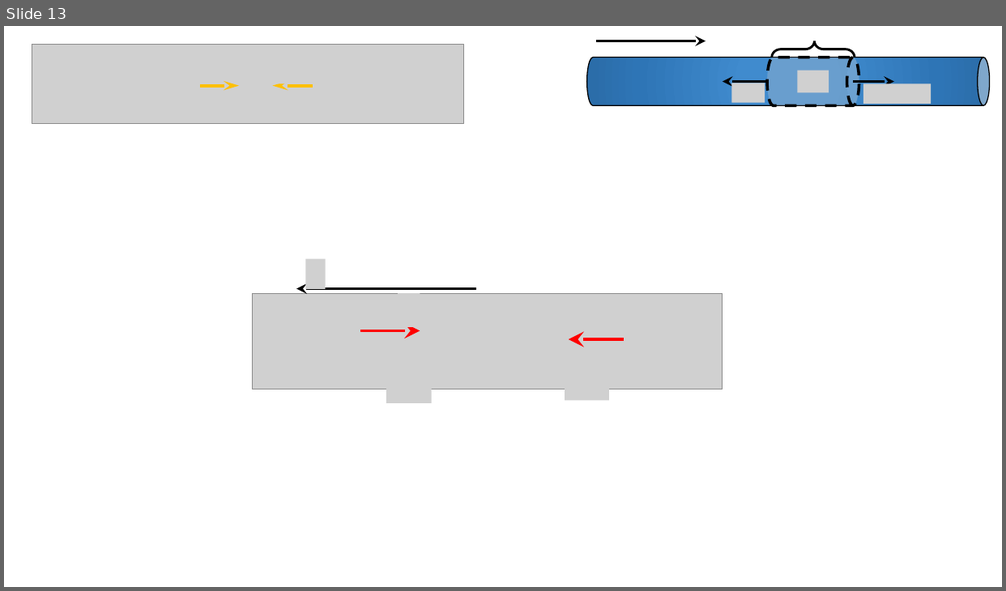
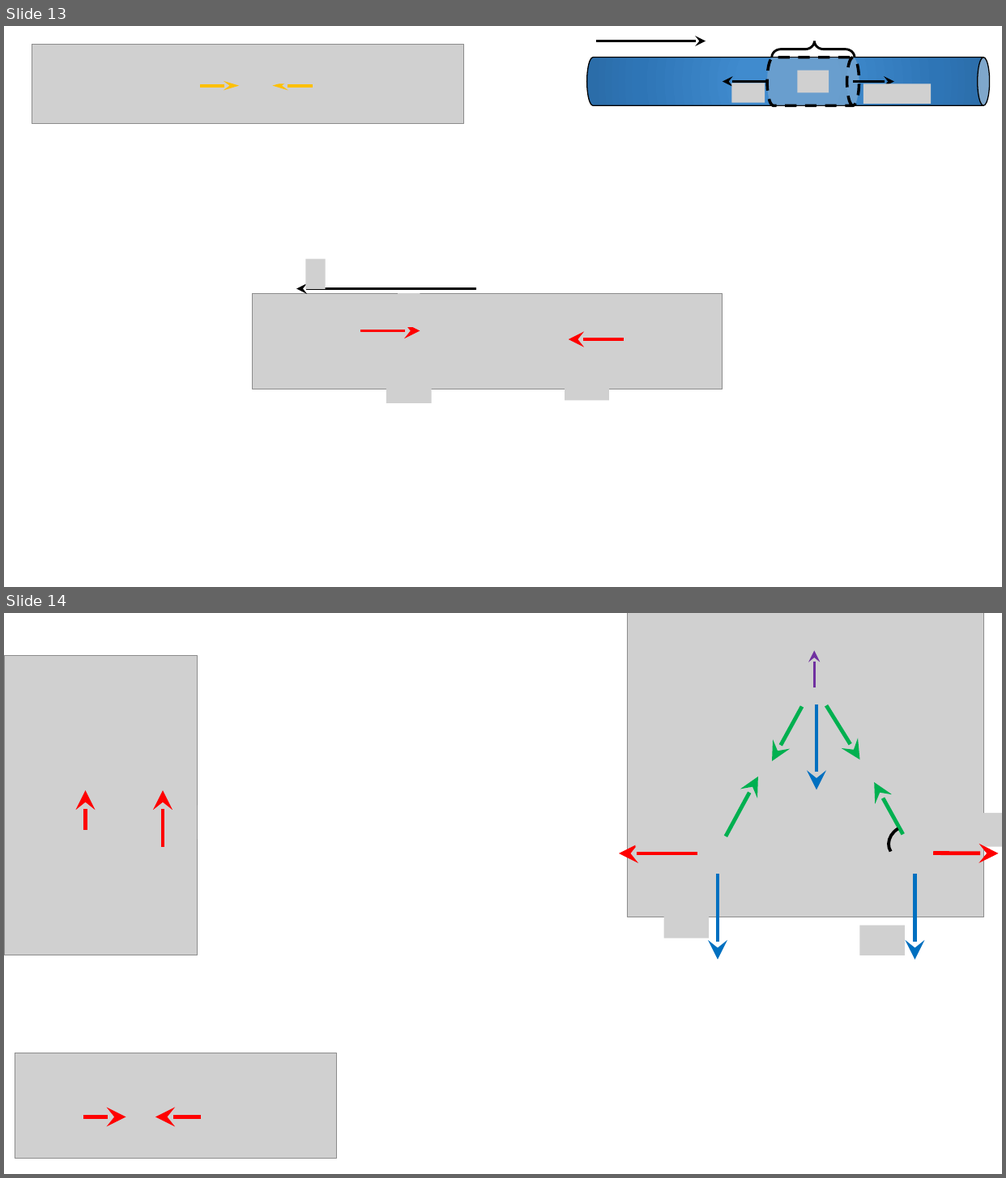
Before and after one commit to savchenko-physics/savchenko-physics.github.io, a slide deck: volunteer/Drawings.pptx. Shown one above the other, each under a label of ours: slide 13 before the commit, slides 13 and 14 after it. The pictures are 1006x591 and 1006x1178 pixels, drawn with LibreOffice and Linux fonts; fonts in the diff are those of the drawing; grey boxes stand for pictures; background and template pictures are left out. Boxes give left, top, right and bottom in pixels: in the first picture for what was removed or moved away, otherwise in the second. Text is boxed around its words. In the diff, an @@ line names an element or a change of style, - is before the commit and + after.

```diff
--- a/volunteer/Drawings.pptx
+++ b/volunteer/Drawings.pptx
@@ slide 14 added at [4,613,1002,1174], background #FFFFFF @@
@@ picture added at [628,613,985,917] @@
@@ arrow added from (814, 688) to (814, 650), #7030A0 2.25 pt @@
@@ picture added at [820,649,849,677] @@
@@ picture added at [753,699,782,733] @@
@@ arrow added from (802, 707) to (772, 761), #00B050 3.75 pt @@
@@ arrow added from (817, 705) to (817, 790), #0070C0 3.75 pt @@
@@ arrow added from (827, 706) to (859, 760), #00B050 3.75 pt @@
@@ picture added at [849,701,877,735] @@
@@ picture added at [706,766,735,799] @@
@@ arrow added from (726, 837) to (759, 777), #00B050 3.75 pt @@
@@ picture added at [768,775,812,805] @@
@@ arrow added from (903, 835) to (875, 782), #00B050 3.75 pt @@
@@ picture added at [892,769,920,803] @@
@@ group added at [4,655,197,955]: 3 pictures, 2 arrows @@
@@ picture added at [635,813,663,846] @@
@@ picture added at [750,815,772,840] @@
@@ picture added at [867,820,889,845] @@
@@ arc (boxed as its full ellipse) added at [882,820,929,865], outline #000000 3 pt @@
@@ picture added at [974,813,1002,846] @@
@@ arrow added from (698, 854) to (619, 854), #FF0000 3.75 pt @@
@@ arrow added from (934, 854) to (999, 854), #FF0000 3.75 pt @@
@@ arrow added from (718, 875) to (718, 960), #0070C0 3.75 pt @@
@@ arrow added from (915, 875) to (915, 960), #0070C0 3.75 pt @@
@@ picture added at [664,908,710,938] @@
@@ picture added at [859,925,905,955] @@
@@ picture added at [15,1053,336,1159] @@
@@ picture added at [83,1067,112,1104] @@
@@ picture added at [159,1067,201,1104] @@
@@ arrow added from (83, 1118) to (126, 1118), #FF0000 3.75 pt @@
@@ arrow added from (201, 1118) to (155, 1118), #FF0000 3.75 pt @@
```
Also in this commit, not shown: 1 slide changed, 1 slide removed, 9 other files.
